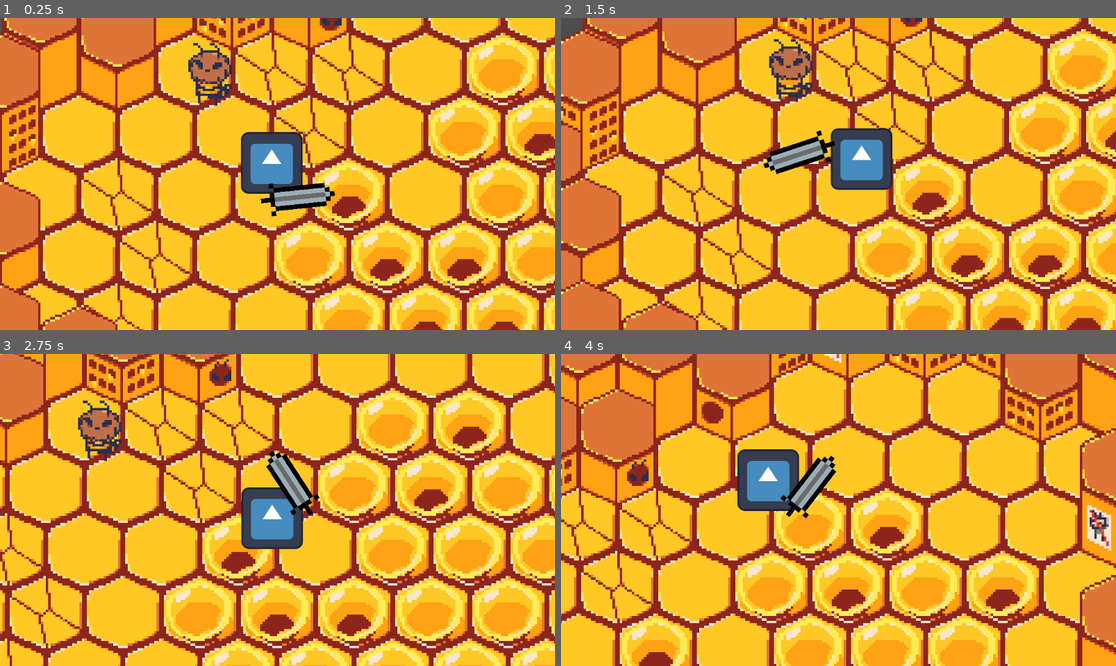
Above: before the commit, frames 1-4 (two rows, left to right).
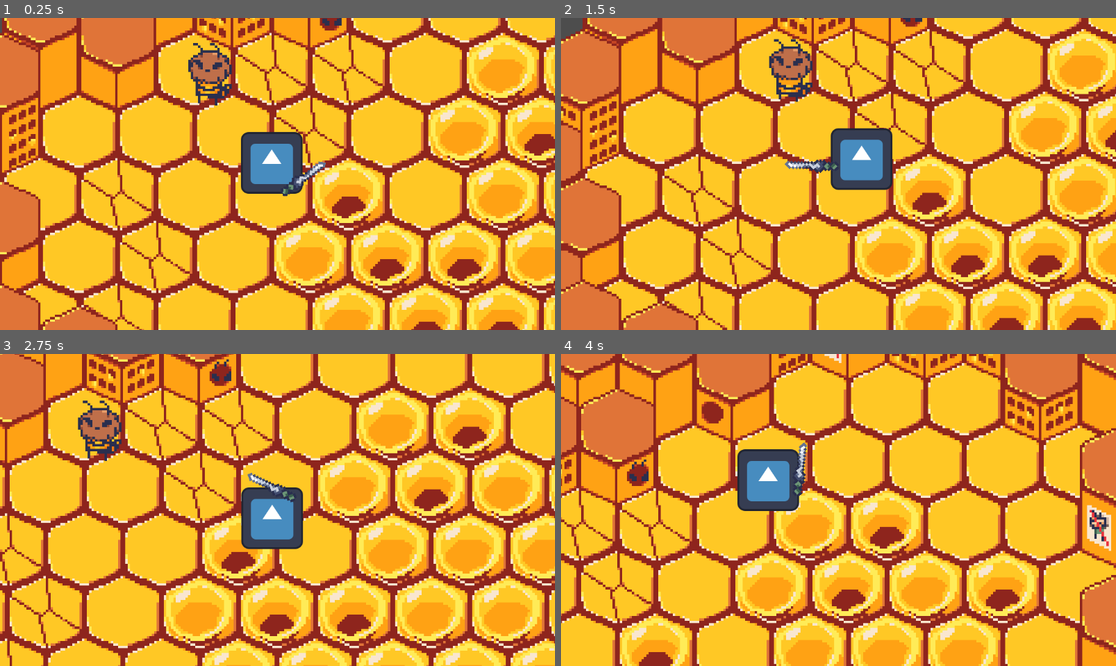
Above: after the commit, the same moments.

Repository: Bloopskidoodle/beegame
Game: Godot game, scene res://Test_Game.tscn
Same seed, same stepped clock (60 frames per second), same inputs: the game is played once before the commit and once after it. The engine's default icon, where the game draws it, is replaced by a stand-in: a white triangle on a blue panel in a dark square.
Inputs (mouse positions are in pixels of both pictures, inside the frame that each line leads up to):
- Up to frame 1 (0.25 s): no input
- Up to frame 2 (1.5 s): move the mouse to (960, 158) at 0.52 s; hold D (move_right) 0.53-1.28 s; tap Tab (stop_movement) at 0.6 s; move the mouse to (727, 189) at 1.27 s; hold S (move_down) from 1.28 s (still down); click (727, 189) at 1.35 s
- Up to frame 3 (2.75 s): move the mouse to (333, 441) at 2.02 s; release S (move_down) at 2.03 s; hold D (move_right) from 2.03 s (still down); tap Tab (stop_movement) at 2.1 s
- Up to frame 4 (4 s): move the mouse to (810, 572) at 2.77 s; release D (move_right) at 2.78 s; hold W (move_up) 2.78-3.53 s; click (810, 572) at 2.85 s; move the mouse to (1005, 556) at 3.52 s; hold A (move_left) from 3.53 s (still down); tap Tab (stop_movement) at 3.6 s

The runs differ from the first frame. In frame 1, 1.0% of the frame differs, in the area x 46-61%, y 45-64%; in frame 2, 1.0%, in the area x 36-50%, y 36-51%; in frame 3, 1.0%; in frame 4, 1.0%.

Commit message:
Updated Sword + animations

Diff:
--- a/Weapon.tscn
+++ b/Weapon.tscn
@@ -1,8 +1,8 @@
-[gd_scene load_steps=6 format=3 uid="uid://6qo7l8ckesk"]
+[gd_scene load_steps=7 format=3 uid="uid://6qo7l8ckesk"]
 
-[ext_resource type="Texture2D" uid="uid://dgw6xbfl7cgvt" path="res://sword.png" id="1_7r2pa"]
 [ext_resource type="Script" path="res://Weapon.gd" id="1_if4mn"]
 [ext_resource type="Script" path="res://Item.gd" id="2_53b2b"]
+[ext_resource type="Texture2D" uid="uid://bhpf3psd7q1b4" path="res://playersword.png" id="2_t8ypa"]
 
 [sub_resource type="Animation" id="Animation_t4lrg"]
 resource_name = "swipe"
@@ -15,13 +15,29 @@
 tracks/0/loop_wrap = true
 tracks/0/keys = {
 "times": PackedFloat32Array(0, 0.05, 0.5),
-"transitions": PackedFloat32Array(1.56917, 0.208825, 1),
+"transitions": PackedFloat32Array(1, 1, 1),
 "update": 0,
-"values": [-1.22173, 1.1781, -1.22173]
+"values": [0.581554, 2.92412, 0.581195]
+}
+
+[sub_resource type="Animation" id="Animation_8gtu1"]
+length = 0.001
+tracks/0/type = "value"
+tracks/0/imported = false
+tracks/0/enabled = true
+tracks/0/path = NodePath(".:rotation")
+tracks/0/interp = 1
+tracks/0/loop_wrap = true
+tracks/0/keys = {
+"times": PackedFloat32Array(0),
+"transitions": PackedFloat32Array(1),
+"update": 0,
+"values": [0.581554]
 }
 
 [sub_resource type="AnimationLibrary" id="AnimationLibrary_2jui8"]
 _data = {
+"RESET": SubResource("Animation_8gtu1"),
 "swipe": SubResource("Animation_t4lrg")
 }
 
@@ -30,11 +46,11 @@
 
 [node name="Item" type="Sprite2D" parent="."]
 z_index = 1
-position = Vector2(59.1725, 46.5267)
-rotation = -1.22173
-scale = Vector2(9.60497, 9.60497)
-texture = ExtResource("1_7r2pa")
-offset = Vector2(7.05331, 0.0863338)
+position = Vector2(61, 0.999995)
+rotation = 0.581554
+scale = Vector2(5, 5)
+texture = ExtResource("2_t8ypa")
+offset = Vector2(-6.0384, -6.53479)
 script = ExtResource("2_53b2b")
 
 [node name="AnimationPlayer" type="AnimationPlayer" parent="Item"]
Binary file added: playersword.png
Not shown, added: playersword.png.import
